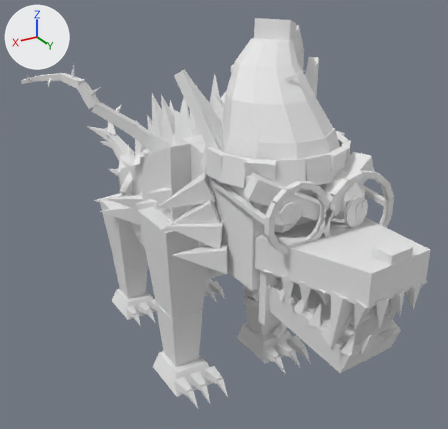
One commit to the FBX model assets/models/fbx/13_ThornKingdom/Animals/dino_GrandmaGnash.fbx: the scene before it, then after it.
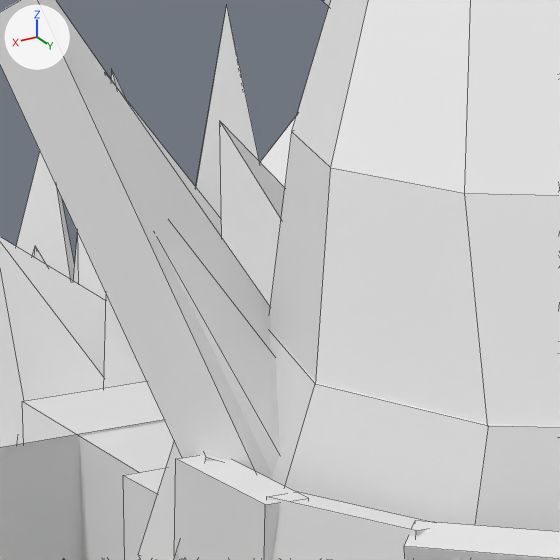
The first picture shows the older version from a 50 mm camera at (0.0455, 0.0846, 0.0638) aimed at (-0.0018, 0.0057, 0.0244). The close-ups show the older and then the newer version on the part from 40% to 60% of the width and 17% to 38% of the height of that picture. Only the edits that show in the close-ups are written down. The lights are fixed; the arrows at upper left show +X, +Y and +Z. The close-ups show mesh edges as thin lines. Where no turn or scale is listed for an object, it has been applied to the vertices. Vertices at exactly the same position are counted once.

Objects in the first close-up: 'dino_GrandmaGnash_Accent', 'dino_GrandmaGnash_Belly', 'dino_GrandmaGnash_Body', 'dino_GrandmaGnash_Briar', 'dino_GrandmaGnash_Cap', 'dino_GrandmaGnash_CapTrim', 'dino_GrandmaGnash_Shawl'.
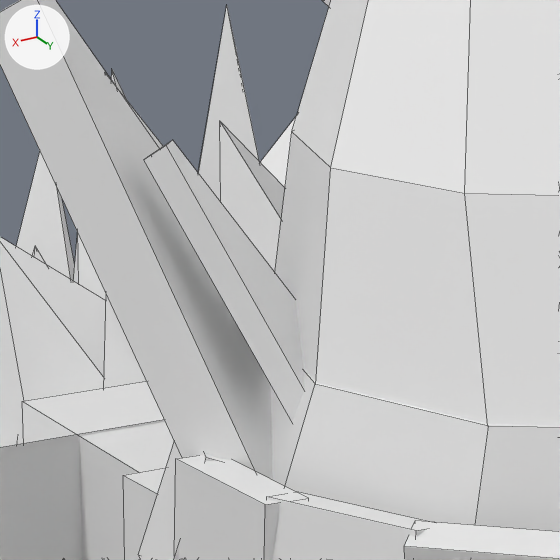
Changed parts and their boxes [x1, y1, x2, y2] in the close-ups (560 x 560 px):
'dino_GrandmaGnash_Belly', reshaped: before [166, 241, 280, 475]; after [144, 140, 304, 422]

The change, as a list of edits to the scene's bpy script:
```text
Change me_dino_grandmagnash_belly:
    used by ob_dino_grandmagnash_belly; location = (0.0, 0.0, 0.0)
    remove me_dino_grandmagnash_belly.from_pydata(...)  # 24 vertices, 18 faces; spans x -0.0096..0.0096, y -0.015..0.0219, z 0.0138..0.0466
    add me_dino_grandmagnash_belly.from_pydata(...)  # 24 vertices, 18 faces; spans x -0.0104..0.009, y -0.0144..0.0227, z 0.0138..0.0472
    me_dino_grandmagnash_belly part 1: the loose piece of 8 vertices spanning x 0.0046..0.0096, y 0.0171..0.0219, z 0.0395..0.0466 is moved by (-0.0006, 0.0008, 0.0006)
    other edits to the shape of me_dino_grandmagnash_belly do not show in these pictures
```
